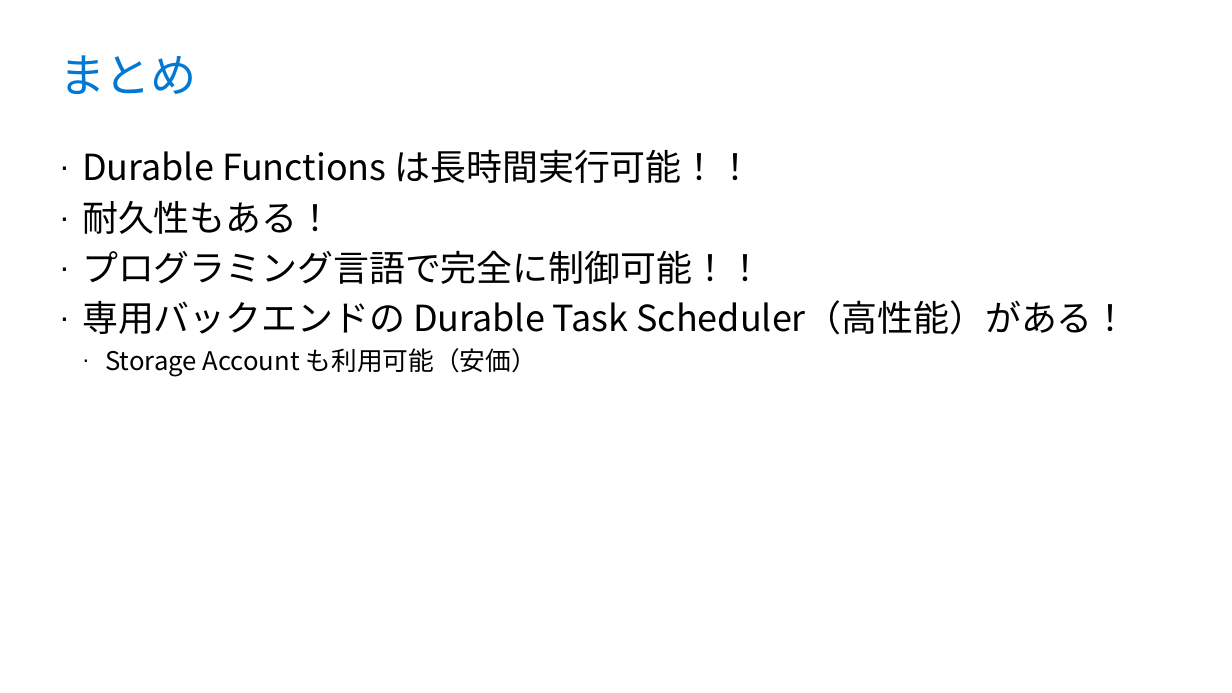
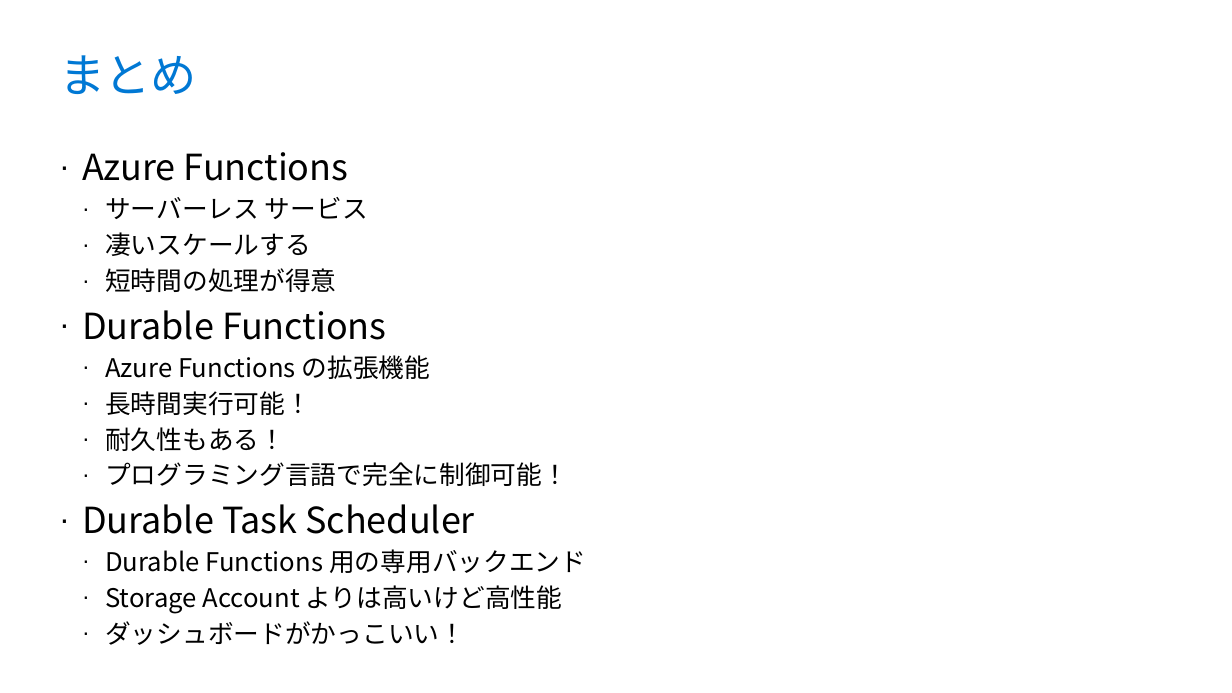
Before and after one commit to runceel/yonayona-durable, a slide deck: slide 21 of slides/slides.pptx (slide 20 before the commit). Drawn at 1232x693 pixels with LibreOffice and Linux fonts; fonts in the diff are those of the drawing; background and template pictures are left out. Boxes give left, top, right and bottom in pixels: in the first picture for what was removed or moved away, otherwise in the second. Text is boxed around its words. In the diff, an @@ line names an element or a change of style, - is before the commit and + after.

```diff
--- a/slides/slides.pptx
+++ b/slides/slides.pptx
@@ text at bbox=[82, 152, 431, 415]: text changed; size 28 to 20 pt @@
-· Durable Functions は長時間実行可能！！
+· Azure Functions
+  · サーバーレス サービス
+  · 凄いスケールする
+  · 短時間の処理が得意
+· Durable Functions
+  · Azure Functions の拡張機能
+  · 長時間実行可能！
@@ text at bbox=[105, 427, 285, 451]: size 28 to 20 pt in "耐久性もある！"; list level 1 to 2 in "耐久性もある！" @@
@@ text at bbox=[82, 462, 586, 645]: text changed; size 28 to 20 pt @@
-· プログラミング言語で完全に制御可能！！
-· 専用バックエンドの Durable Task Scheduler（高性能）がある！
-  · Storage Account も利用可能（安価）
+  · プログラミング言語で完全に制御可能！
+· Durable Task Scheduler
+  · Durable Functions 用の専用バックエンド
+  · Storage Account よりは高いけど高性能
+  · ダッシュボードがかっこいい！
```
Also in this commit, not shown: 10 other slides changed, 3 slides added, 2 slides removed, 4 other files.
